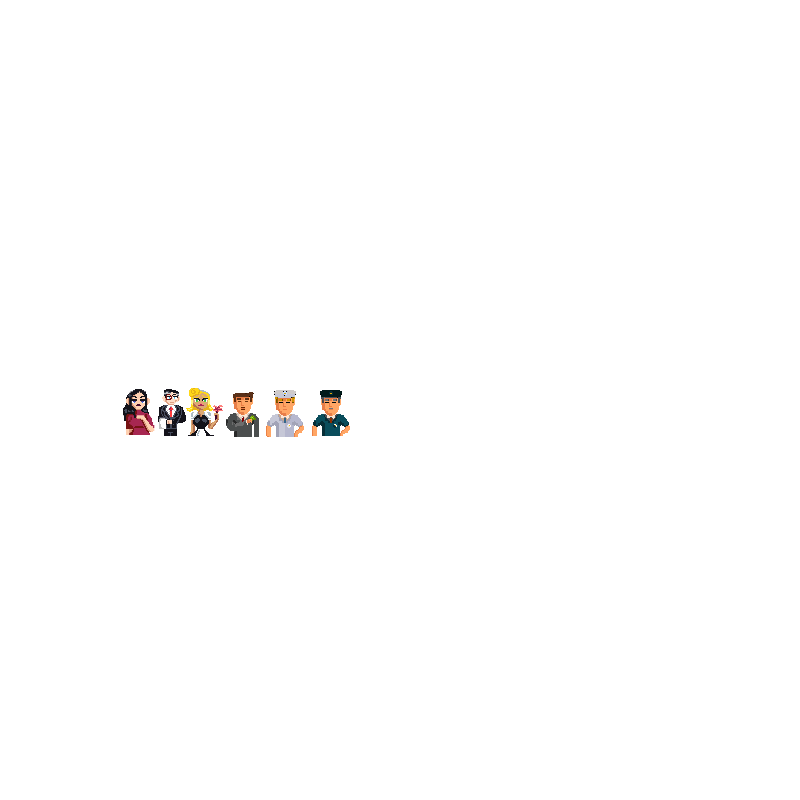
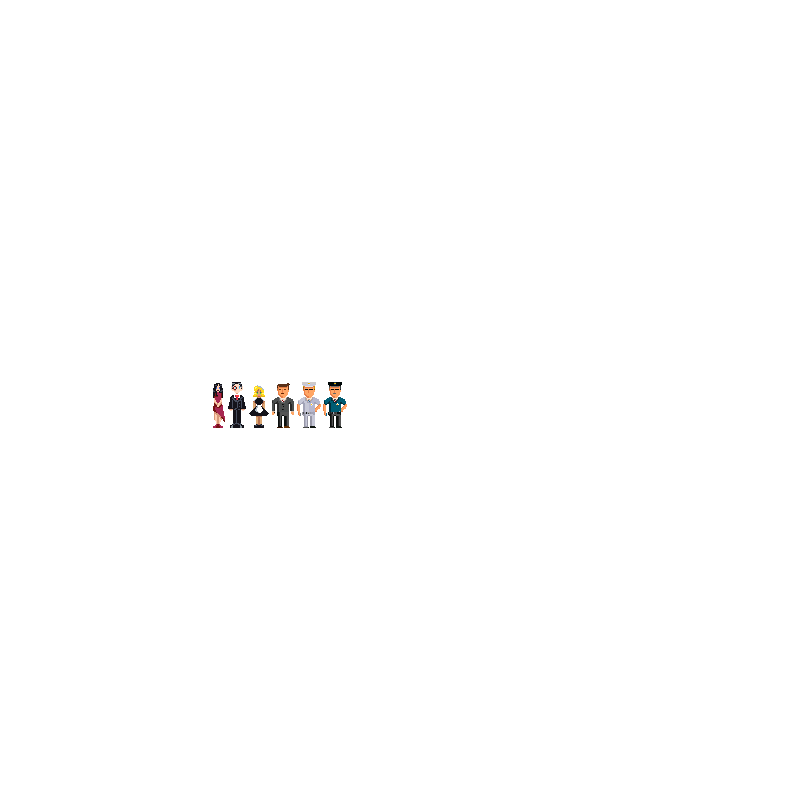
Revision of a layered 800px x 800px image; what changed, layer by layer:
showed group "full bodies" (12 layers) over [213, 382, 347, 428]
hid group "portraits" (6 layers) over [123, 388, 350, 437]
